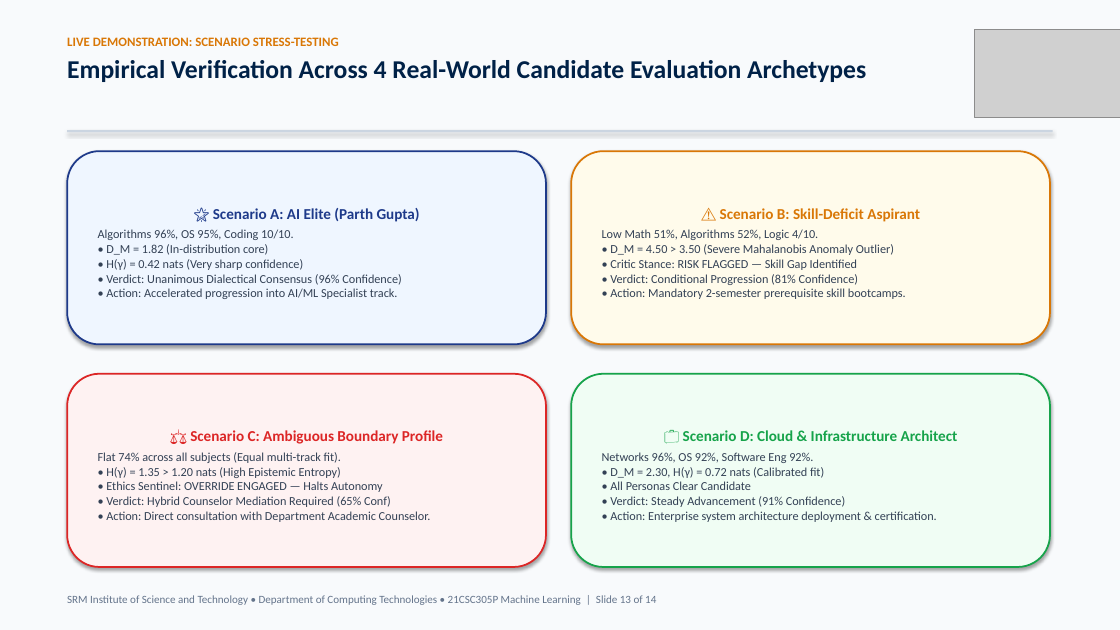
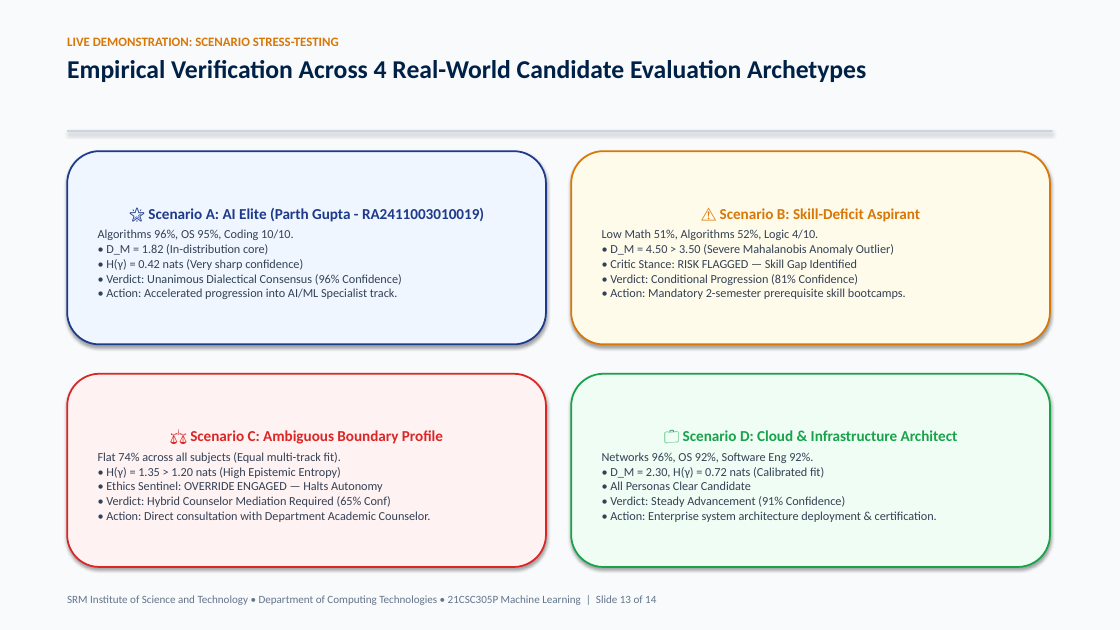
Before and after one commit to parth2024-tech/SRM-21CSC305P-Machine-Learning-Career-Guidance-Debate-Agent, a slide deck: slide 13 of presentation_unit3_unit4_unit5.pptx. Drawn at 1120x630 pixels with LibreOffice and Linux fonts; fonts in the diff are those of the drawing; grey boxes stand for pictures. Boxes give left, top, right and bottom in pixels: in the first picture for what was removed or moved away, otherwise in the second. Text is boxed around its words. In the diff, an @@ line names an element or a change of style, - is before the commit and + after.

Commit message:
fix(metadata): update Parth Gupta register number to RA2411003010019 and remove SRM logo from presentation

```diff
--- a/presentation_unit3_unit4_unit5.pptx
+++ b/presentation_unit3_unit4_unit5.pptx
@@ picture removed at (x1=975, y1=29, x2=1120, y2=118) @@
@@ text in rounded rectangle at (x1=148, y1=208, x2=484, y2=222): text changed @@
-🌟 Scenario A: AI Elite (Parth Gupta)
+🌟 Scenario A: AI Elite (Parth Gupta - RA2411003010019)
```
Also in this commit, not shown: 13 other slides changed, 12 other files.
